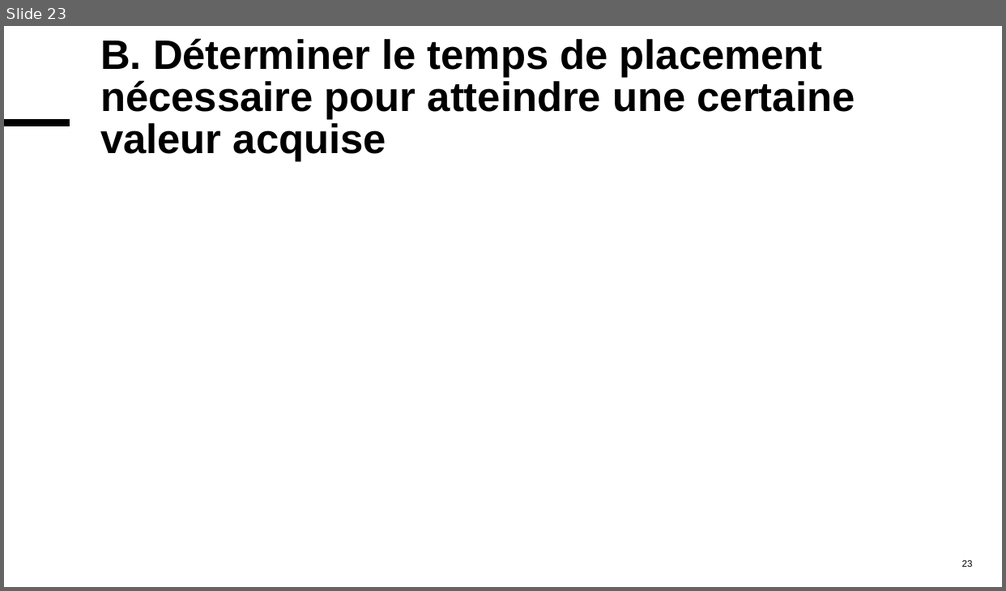
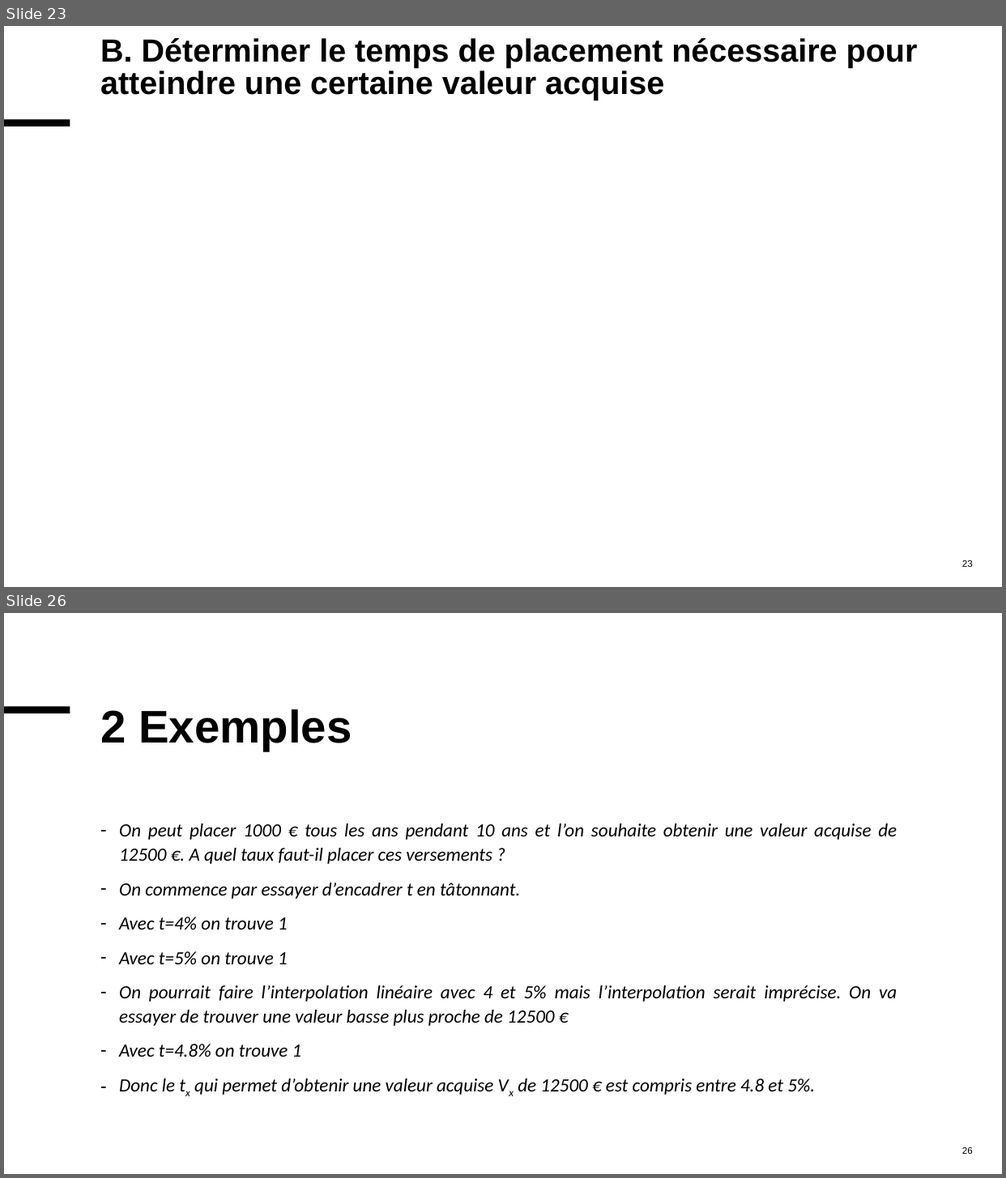
Before and after one commit to MaxMontouro/BUT_Info, a slide deck: Annee2/S4/R4_D_09_maths_gestion/CHP1/chap1.pptx. Shown one above the other, each under a label of ours: slide 23 before the commit, slides 23 and 26 after it; the slides between them are not shown. The pictures are 1006x591 and 1006x1178 pixels, drawn with LibreOffice and Linux fonts; fonts in the diff are those of the drawing; grey boxes stand for pictures. Boxes give left, top, right and bottom in pixels: in the first picture for what was removed or moved away, otherwise in the second. Text is boxed around its words. In the diff, an @@ line names an element or a change of style, - is before the commit and + after.

```diff
--- a/Annee2/S4/R4_D_09_maths_gestion/CHP1/chap1.pptx
+++ b/Annee2/S4/R4_D_09_maths_gestion/CHP1/chap1.pptx
@@ slide 26 added at (4,613,1002,1174), background #FFFFFF; not listed: 1 template element that a slide beside it also shows @@
@@ title added at (100,709,351,752), 44 pt, text #000000, bold @@
+2 Exemples
@@ text added at (119,824,897,1095), 18 pt, text #000000, italic @@
+– On peut placer 1000 € tous les ans pendant 10 ans et l’on souhaite obtenir une valeur acquise de 12500 €. A quel taux faut-il placer ces versements ?
+– On commence par essayer d’encadrer t en tâtonnant.
+– Avec t=4% on trouve 1
+– Avec t=5% on trouve 1
+– On pourrait faire l’interpolation linéaire avec 4 et 5% mais l’interpolation serait imprécise. On va essayer de trouver une valeur basse plus proche de 12500 €
+– Avec t=4.8% on trouve 1
+– Donc le tx qui permet d’obtenir une valeur acquise Vx de 12500 € est compris entre 4.8 et 5%.
@@ page number added at (962,1148,973,1154), 9 pt, text #000000 @@
+26
@@ slide 23 changed as well @@
@@ title "B. Déterminer le temps de ..." at (100,38,918,101): size 39.6 to 30.8 pt @@
```
Also in this commit, not shown: 18 other slides changed, 3 other slides added, 4 slides removed, 3 other files.
